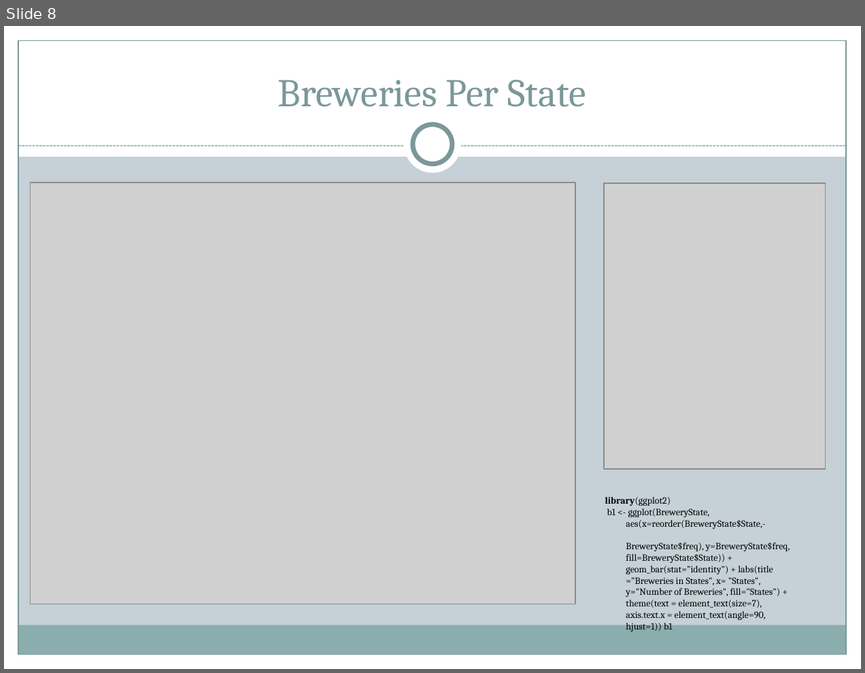
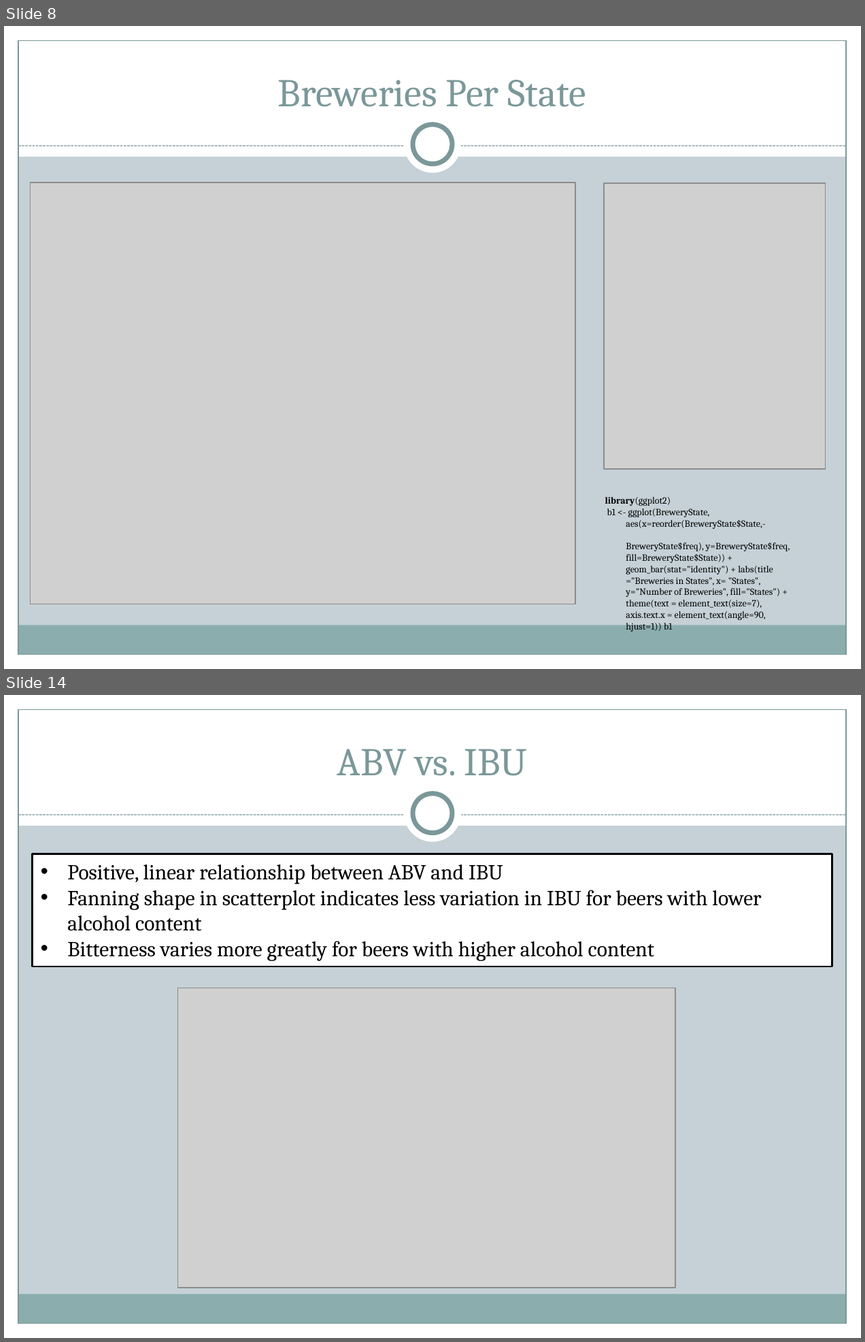
Before and after one commit to DataTex1/CaseStudy1, a slide deck: MSDS6306 CaseStudy1.pptx. Shown one above the other, each under a label of ours: slide 8 before the commit, slides 8 and 14 after it; the slides between them are not shown. The pictures are 865x673 and 865x1342 pixels, drawn with LibreOffice and Linux fonts; fonts in the diff are those of the drawing; grey boxes stand for pictures. Boxes give left, top, right and bottom in pixels: in the first picture for what was removed or moved away, otherwise in the second. Text is boxed around its words. In the diff, an @@ line names an element or a change of style, - is before the commit and + after.

```diff
--- a/MSDS6306 CaseStudy1.pptx
+++ b/MSDS6306 CaseStudy1.pptx
@@ slide 14 added at [4,695,861,1338], background #C5D1D7; not listed: 9 template elements that a slide beside it also shows @@
@@ title added at [337,749,527,776], 33 pt, text #7C999A @@
+ABV vs. IBU
@@ rectangle added at [33,853,832,966], fill #FFFFFF, outline #000000 1.25 pt, 18 pt, text #000000 @@
+• Positive, linear relationship between ABV and IBU
+• Fanning shape in scatterplot indicates less variation in IBU for beers with lower alcohol content
+• Bitterness varies more greatly for beers with higher alcohol content
@@ picture added at [178,988,676,1288] @@
```
Also in this commit, not shown: 7 other slides added.
